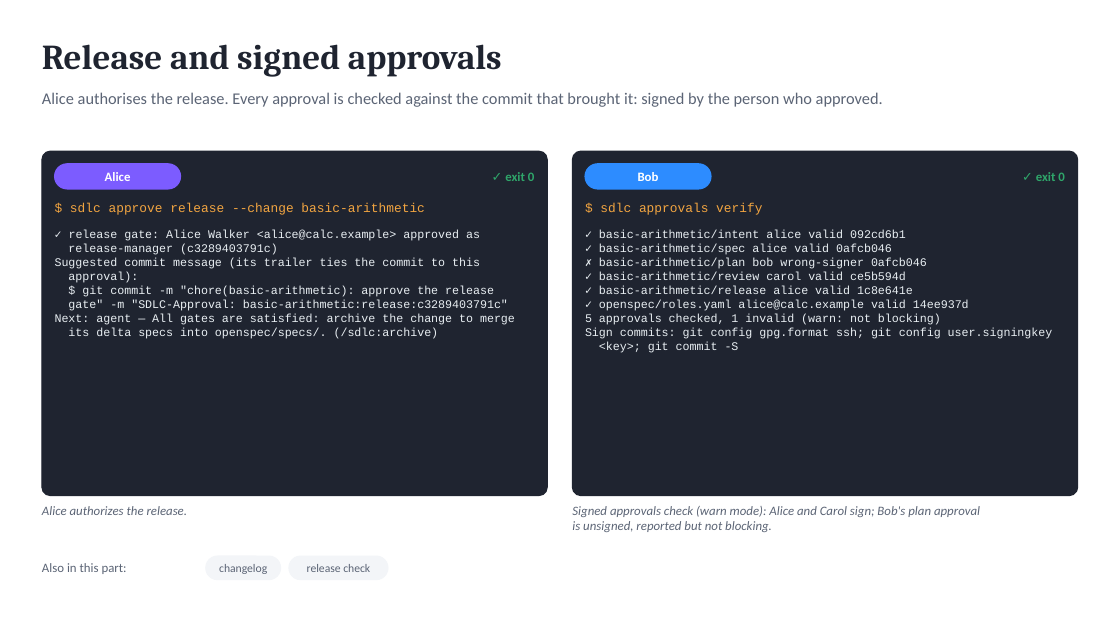
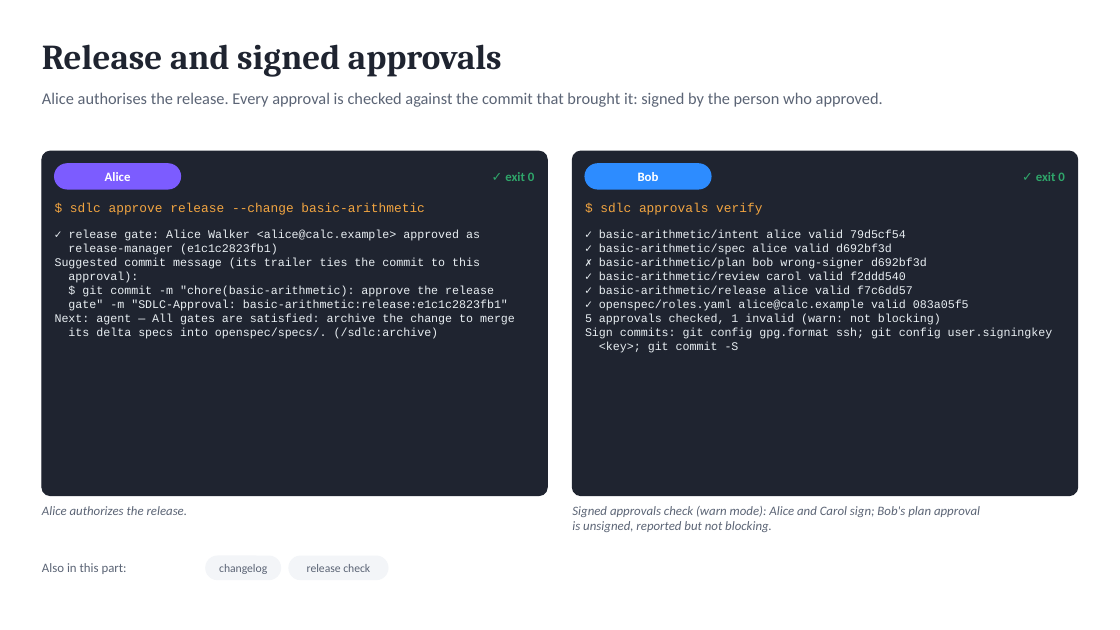
Before and after one commit to marin-ai-tech/sdlc, a slide deck: slide 13 of docs/demo/sdlc-calculator-demo.en.pptx. Drawn at 1120x630 pixels with LibreOffice and Linux fonts; fonts in the diff are those of the drawing. Boxes give left, top, right and bottom in pixels: in the first picture for what was removed or moved away, otherwise in the second. Text is boxed around its words. In the diff, an @@ line names an element or a change of style, - is before the commit and + after.

```diff
--- a/docs/demo/sdlc-calculator-demo.en.pptx
+++ b/docs/demo/sdlc-calculator-demo.en.pptx
@@ text at bbox=[599, 230, 969, 311]: text changed @@
-✓ basic-arithmetic/intent alice valid 092cd6b1
-✓ basic-arithmetic/spec alice valid 0afcb046
-✗ basic-arithmetic/plan bob wrong-signer 0afcb046
-✓ basic-arithmetic/review carol valid ce5b594d
-✓ basic-arithmetic/release alice valid 1c8e641e
-✓ openspec/roles.yaml alice@calc.example valid 14ee937d
+✓ basic-arithmetic/intent alice valid 79d5cf54
+✓ basic-arithmetic/spec alice valid d692bf3d
+✗ basic-arithmetic/plan bob wrong-signer d692bf3d
+✓ basic-arithmetic/review carol valid f2ddd540
+✓ basic-arithmetic/release alice valid f7c6dd57
+✓ openspec/roles.yaml alice@calc.example valid 083a05f5
@@ text at bbox=[68, 244, 278, 255]: text changed @@
-release-manager (c3289403791c)
+release-manager (e1c1c2823fb1)
@@ text at bbox=[68, 300, 508, 311]: text changed @@
-gate" -m "SDLC-Approval: basic-arithmetic:release:c3289403791c"
+gate" -m "SDLC-Approval: basic-arithmetic:release:e1c1c2823fb1"
```
Also in this commit, not shown: 5 other slides changed, 57 other files.
